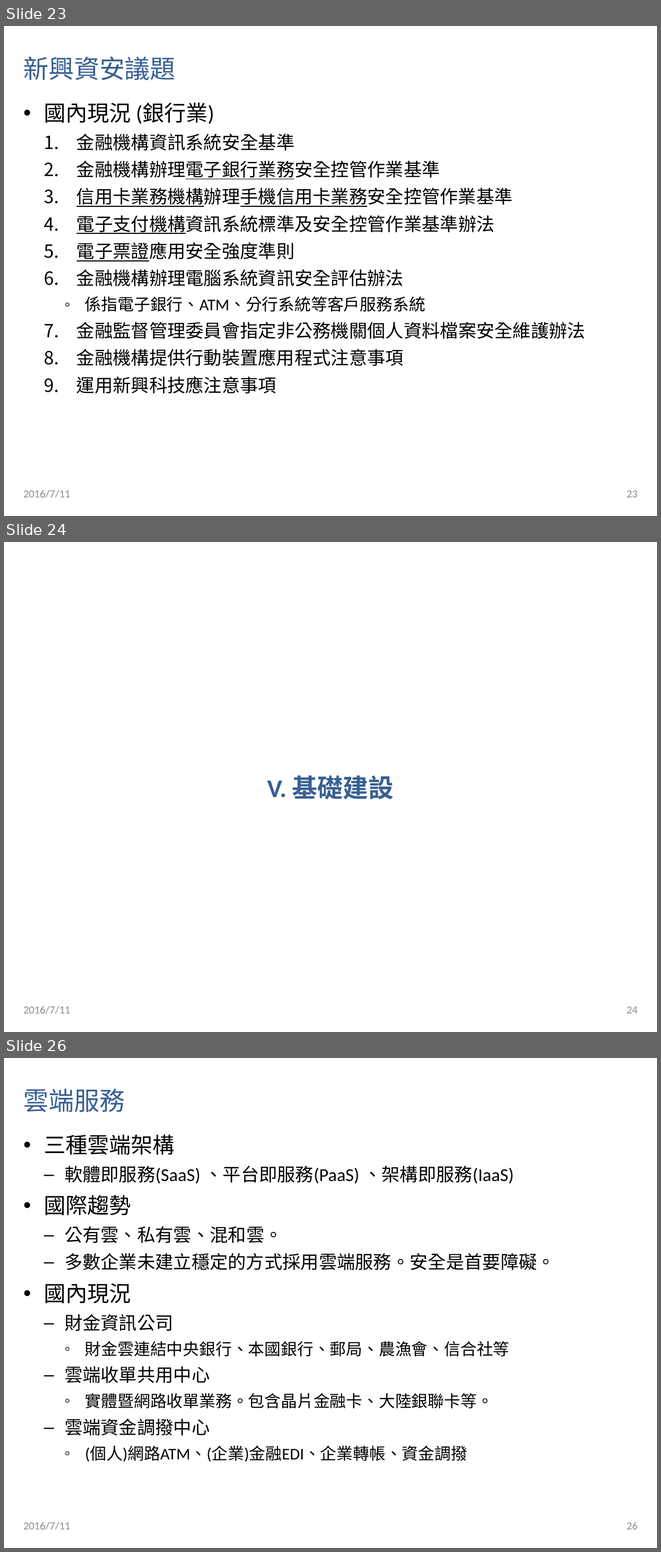
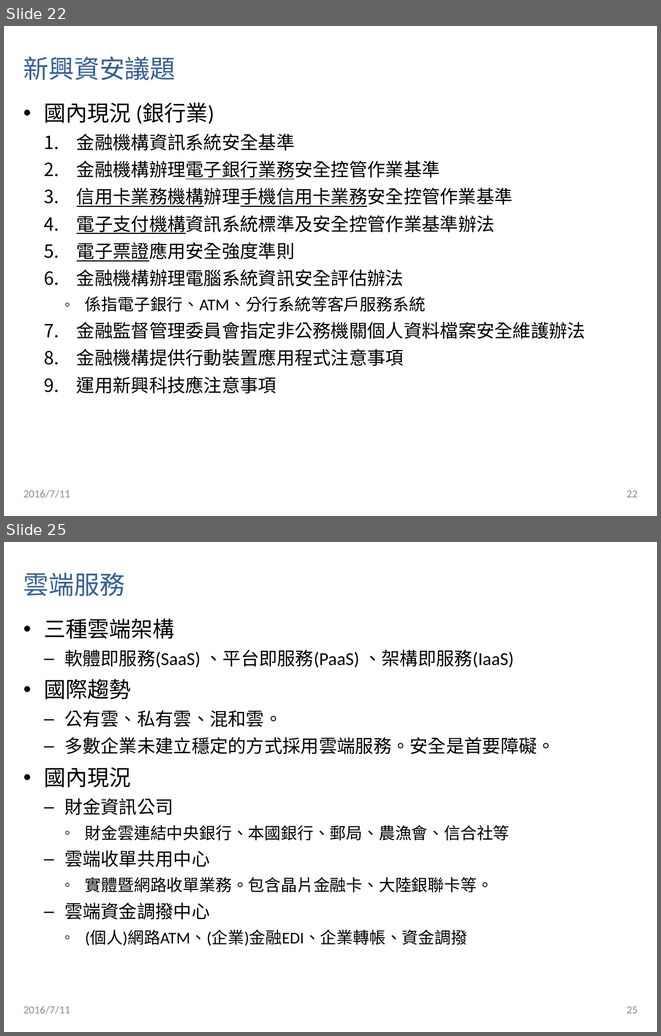
Before and after one commit to CpOuyang/custom, a slide deck: 20160712 - 金融科技白皮書(部會).pptx. Shown one above the other, each under a label of ours: slides 23, 24 and 26 before the commit, slides 22 and 25 after it; the slides between them are not shown. The pictures are 661x1552 and 661x1036 pixels, drawn with LibreOffice and Linux fonts; fonts in the diff are those of the drawing. Boxes give left, top, right and bottom in pixels: in the first picture for what was removed or moved away, otherwise in the second. Text is boxed around its words. In the diff, an @@ line names an element or a change of style, - is before the commit and + after.

```diff
--- a/20160712 - 金融科技白皮書(部會).pptx
+++ b/20160712 - 金融科技白皮書(部會).pptx
@@ slide 24 removed at [4, 542, 657, 1032], background #FFFFFF @@
@@ title removed at [267, 775, 394, 800] @@
-V. 基礎建設
@@ text removed at [24, 1006, 71, 1014] @@
-2016/7/11
@@ page number removed at [627, 1006, 638, 1013] @@
-24
@@ what was slide 23 is now slide 22 @@
@@ page number at [627, 490, 638, 497]: text changed @@
-23
+22
@@ what was slide 26 is now slide 25 @@
@@ page number at [627, 1006, 638, 1013]: text changed @@
-26
+25
```
Also in this commit, not shown: 3 slides changed, 2 slides added, 2 other slides removed.
